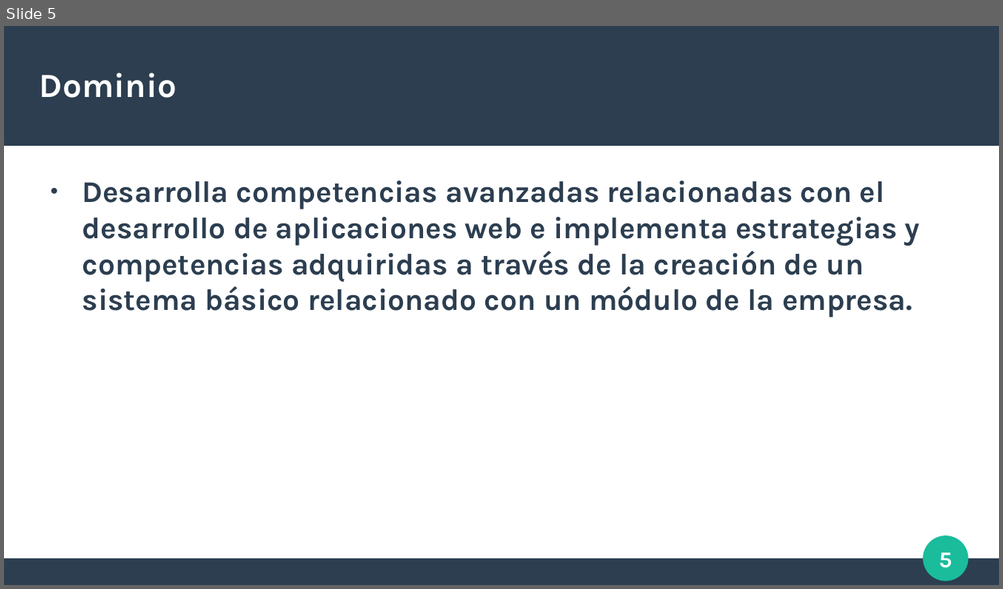
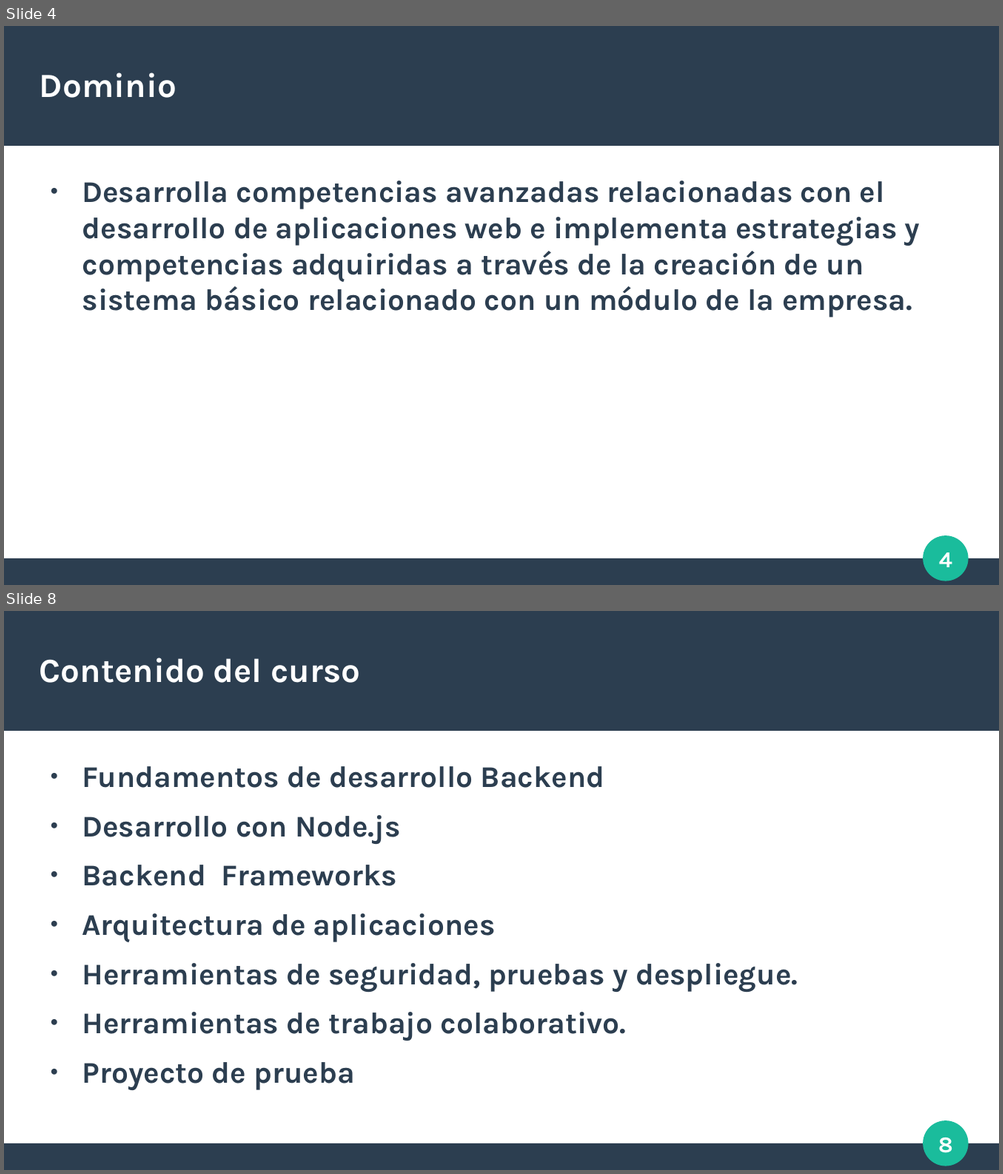
Before and after one commit to LuxyKolink/SyH-Cursos, a slide deck: Presentación curso.odp. Shown one above the other, each under a label of ours: slide 5 before the commit, slides 4 and 8 after it; the slides between them are not shown. The pictures are 1003x589 and 1003x1174 pixels, drawn with LibreOffice and Linux fonts; fonts in the diff are those of the drawing. Boxes give left, top, right and bottom in pixels: in the first picture for what was removed or moved away, otherwise in the second. Text is boxed around its words. In the diff, an @@ line names an element or a change of style, - is before the commit and + after.

```diff
--- a/Presentación curso.odp
+++ b/Presentación curso.odp
@@ slide 8 added at box(4, 611, 999, 1170), background #FFFFFF; not listed: 4 template elements that a slide beside it also shows @@
@@ title added at box(40, 658, 360, 683), 27 pt, text #FFFFFF, bold @@
+Contenido del curso
@@ text added at box(82, 766, 797, 1091), 24 pt, text #2C3E50, bold @@
+● Fundamentos de desarrollo Backend
+● Desarrollo con Node.js
+● Backend Frameworks
+● Arquitectura de aplicaciones
+● Herramientas de seguridad, pruebas y despliegue.
+● Herramientas de trabajo colaborativo.
+● Proyecto de prueba
@@ what was slide 5 is now slide 4 @@
@@ page number at box(939, 553, 952, 568): text changed @@
-5
+4
```
Also in this commit, not shown: 1 slide changed, 3 other slides added, 1 slide removed, 15 other files.
